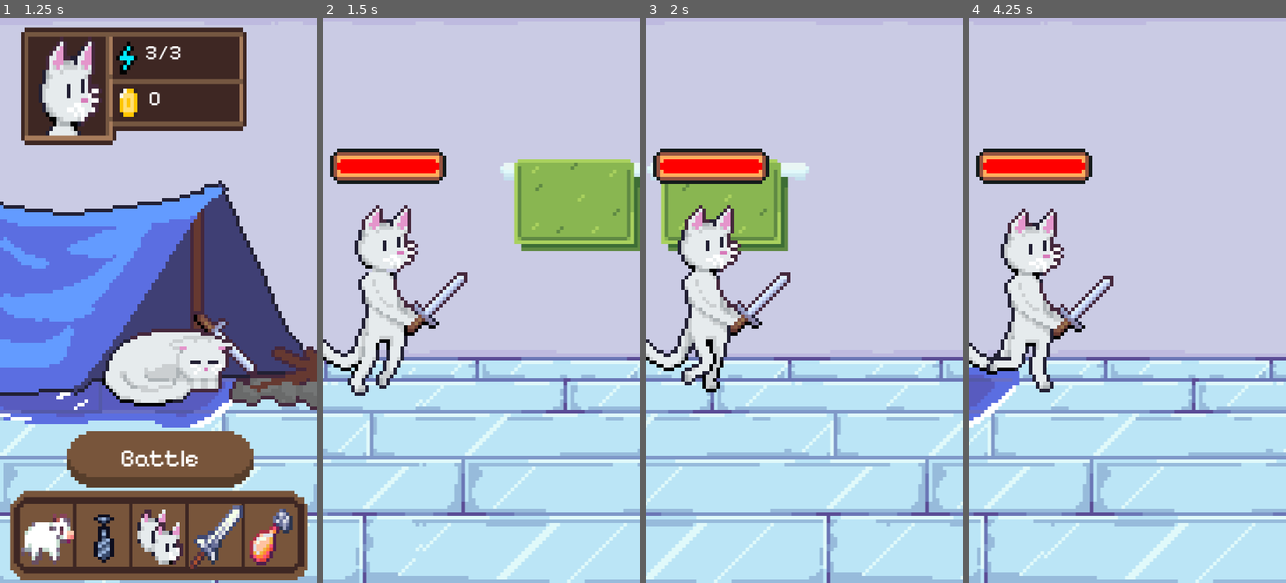
Above: before the commit, frames 1-4 (left to right).
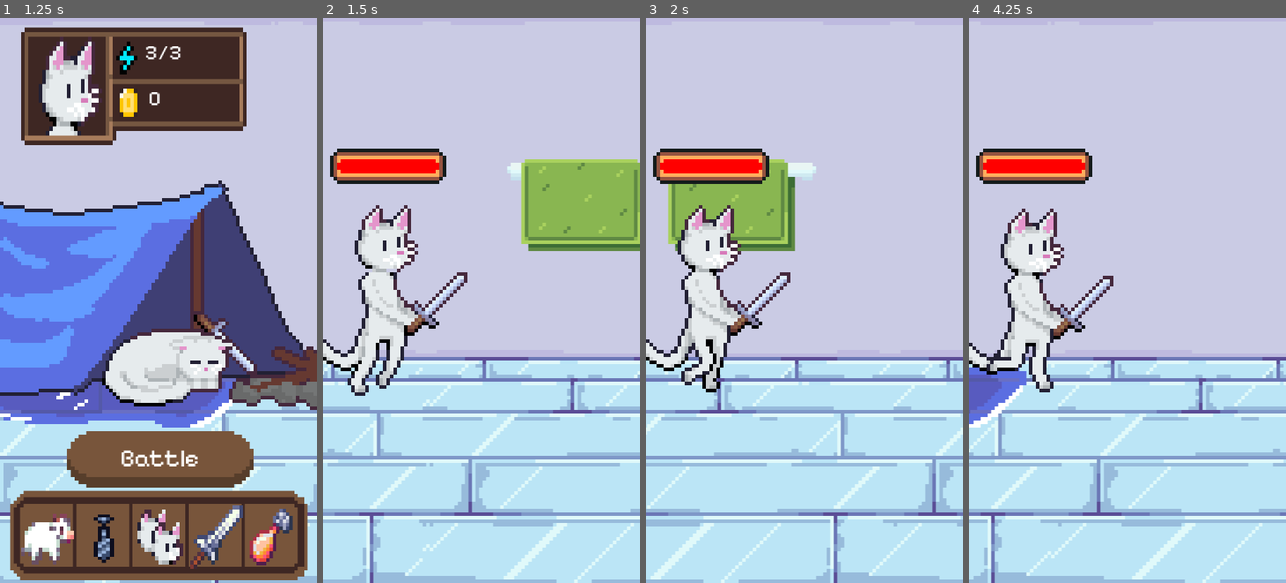
Above: after the commit, the same moments.

Repository: Maksim3l/PixelCats-Go
Game: Godot game, scene res://screens/title_screen.tscn
The game is run twice, just before and just after one commit, with the same random seed, the same clock (stepped at 60 frames per second) and the same inputs.
Inputs (mouse positions are in pixels of both pictures, inside the frame that each line leads up to):
- Up to frame 1 (1.25 s): click (161, 300) at 0.5 s
- Up to frame 2 (1.5 s): click "Battle" at 1.25 s
- Up to frame 3 (2 s): no input
- Up to frame 4 (4.25 s): hold Right (move_right) 2.03-2.78 s; hold T (switch_cat) 2.03-2.78 s; hold Left (move_left) 2.78-3.53 s; tap T (switch_cat) at 2.85 s; hold Right (move_right) from 3.53 s (still down); hold T (switch_cat) from 3.53 s (still down)

Frame 1 is identical in both runs. In frame 2, 6.1% of the frame differs, in the area x 0-100%, y 25-100%; in frame 3, 6.2%; in frame 4, 5.3%.

Commit message:
feat(visual): Changed enemy healthbar

Diff:
--- a/resources/player_data.gd
+++ b/resources/player_data.gd
@@ -84,7 +84,7 @@
     player.position = position
 
     # Update health bar if it exists
-    if player.has_node("TextureHealthBar"):
+    if player.has_node("PlayerHealthBar"):
         player.health_bar.value = player.current_health
         player.health_bar.max_value = max_health
 
--- a/screens/battle.tscn
+++ b/screens/battle.tscn
@@ -234,6 +234,7 @@
 
 [node name="BG" type="AnimatedSprite2D" parent="Organizer/Center/ParallaxBackground/ParallaxLayer"]
 texture_filter = 1
+position = Vector2(2, 0)
 sprite_frames = SubResource("SpriteFrames_5oejy")
 animation = &"boss"
 
--- a/screens/cat_manage.gd
+++ b/screens/cat_manage.gd
@@ -6,9 +6,6 @@
 var save_file_name = "CatManager.tres"
 var cat_manager = CatManager.new()
 
-func hide_health_bar():
-		if has_node("HealthBar"):
-			$HealthBar.visible = false
 
 func _ready():
 	randomize()
@@ -44,7 +41,7 @@
 	gold.text = str(active_cat.gold)
 
 # Skrij health bar ob zagonu idle screen-a
-	if $Organizer/CenterBG/ParallaxBackground/ParallaxLayer3/player.has_node("TextureHealthBar"):
-		$Organizer/CenterBG/ParallaxBackground/ParallaxLayer3/player/TextureHealthBar.visible = false
+	if $Organizer/CenterBG/ParallaxBackground/ParallaxLayer3/player.has_node("PlayerHealthBar"):
+		$Organizer/CenterBG/ParallaxBackground/ParallaxLayer3/player/PlayerHealthBar.visible = false
 
 	return true
--- a/screens/enemy.tscn
+++ b/screens/enemy.tscn
@@ -37,6 +37,7 @@
 enemy_data = ExtResource("2_hj34r")
 
 [node name="Name" type="Label" parent="."]
+visible = false
 offset_left = -44.0
 offset_top = -75.0
 offset_right = -4.0
@@ -46,6 +47,7 @@
 vertical_alignment = 1
 
 [node name="Title" type="Label" parent="."]
+visible = false
 offset_left = -43.0
 offset_top = -64.0
 offset_right = -3.0
@@ -74,7 +76,7 @@
 color_ramp = SubResource("Gradient_yuvsy")
 script = ExtResource("5_lqn1i")
 
-[node name="TextureHealthBar" type="TextureProgressBar" parent="."]
+[node name="EnemyHealthBar" type="TextureProgressBar" parent="."]
 offset_left = -16.0
 offset_top = -52.0
 offset_right = 17.0
@@ -83,7 +85,7 @@
 texture_progress = ExtResource("7_iw5bc")
 script = ExtResource("8_p2000")
 
-[node name="HealthLabel" type="Label" parent="TextureHealthBar"]
+[node name="HealthLabel" type="Label" parent="EnemyHealthBar"]
 visible = false
 layout_mode = 0
 offset_left = 8.0
--- a/screens/player.tscn
+++ b/screens/player.tscn
@@ -209,7 +209,7 @@
 color_ramp = SubResource("Gradient_wt686")
 script = ExtResource("5_rnd8p")
 
-[node name="TextureHealthBar" type="TextureProgressBar" parent="."]
+[node name="PlayerHealthBar" type="TextureProgressBar" parent="."]
 offset_left = -16.0
 offset_top = -43.0
 offset_right = 17.0
@@ -218,7 +218,7 @@
 texture_progress = ExtResource("9_gsa0h")
 script = ExtResource("10_03ukr")
 
-[node name="HealthLabel" type="Label" parent="TextureHealthBar"]
+[node name="HealthLabel" type="Label" parent="PlayerHealthBar"]
 visible = false
 layout_mode = 0
 offset_left = 8.0
--- a/scripts/creature/enemy.gd
+++ b/scripts/creature/enemy.gd
@@ -9,7 +9,7 @@
 var battle = null
 
 @onready var sprite = $AnimatedSprite2D
-@onready var health_bar = $HealthBar
+@onready var health_bar = $EnemyHealthBar
 @onready var attack_timer = $AttackTimer
 @onready var nameLabel = $Name
 @onready var titleLabel = $Title
--- a/scripts/creature/player.gd
+++ b/scripts/creature/player.gd
@@ -21,7 +21,7 @@
 var level: int = 1
 
 @onready var arena_level: int = ArenaLevel.BATHROOM
-@onready var health_bar = $TextureHealthBar
+@onready var health_bar = $PlayerHealthBar
 @onready var attack_timer = $AttackTimer
 @onready var animation_player = $AnimationPlayer
 @onready var sprite = $Catimation
Binary file added: themes/UI_images/heart.png
Not shown, added: themes/UI_images/heart.png.import
